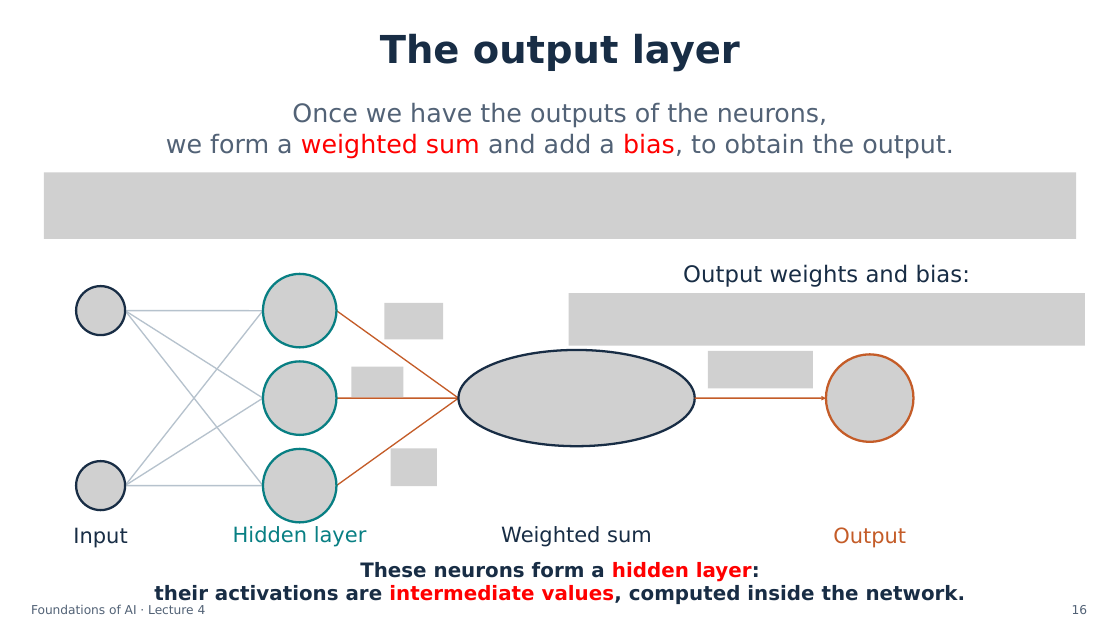
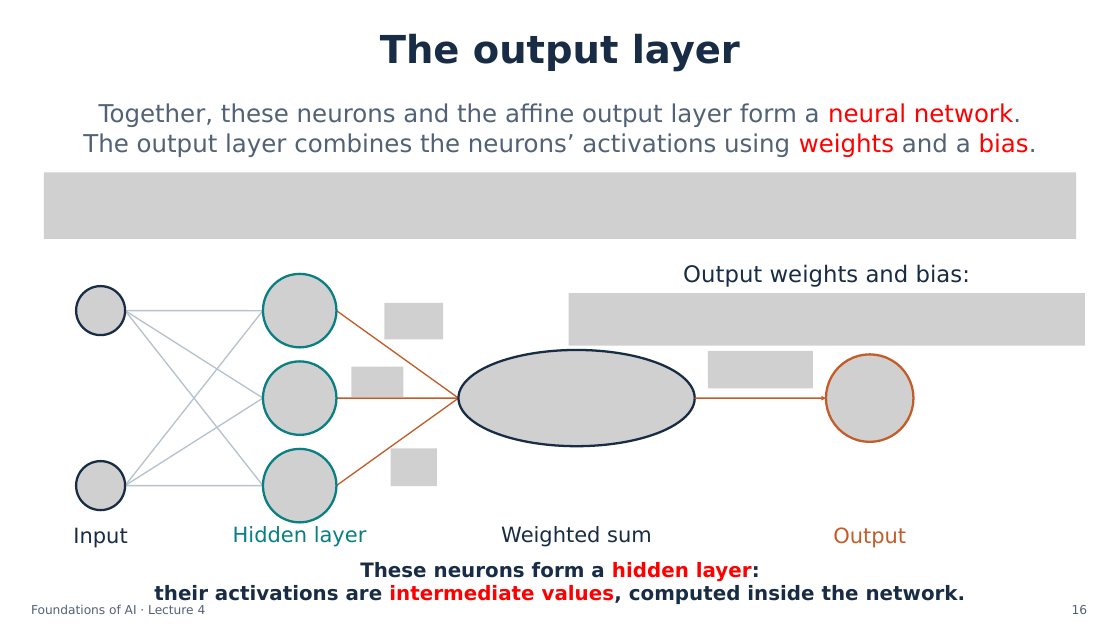
Before and after one commit to semtm0051/2026_27, a slide deck: slide 16 of Week_04/Slides/Week_04 - Slides.pptx. Drawn at 1120x630 pixels with LibreOffice and Linux fonts; fonts in the diff are those of the drawing; grey boxes stand for pictures. Boxes give left, top, right and bottom in pixels: in the first picture for what was removed or moved away, otherwise in the second. Text is boxed around its words. In the diff, an @@ line names an element or a change of style, - is before the commit and + after.

Commit message:
Clarify Week 4 neuron terminology and polish slide presentation
Update the lecture deck and matching PDF. Correct weighted sum, improve bias colour contrast, and reveal architecture details on click while keeping the tent formula on one line.

```diff
--- a/Week_04/Slides/Week_04 - Slides.pptx
+++ b/Week_04/Slides/Week_04 - Slides.pptx
@@ text at bbox=[83, 103, 1037, 157]: text changed; size 21.8 to 21 pt @@
-Once we have the outputs of the neurons,
-we form a weighted sum and add a bias, to obtain the output.
+Together, these neurons and the affine output layer form a neural network.
+The output layer combines the neurons’ activations using weights and a bias.
```
Also in this commit, not shown: 12 other slides changed, 1 other file.
